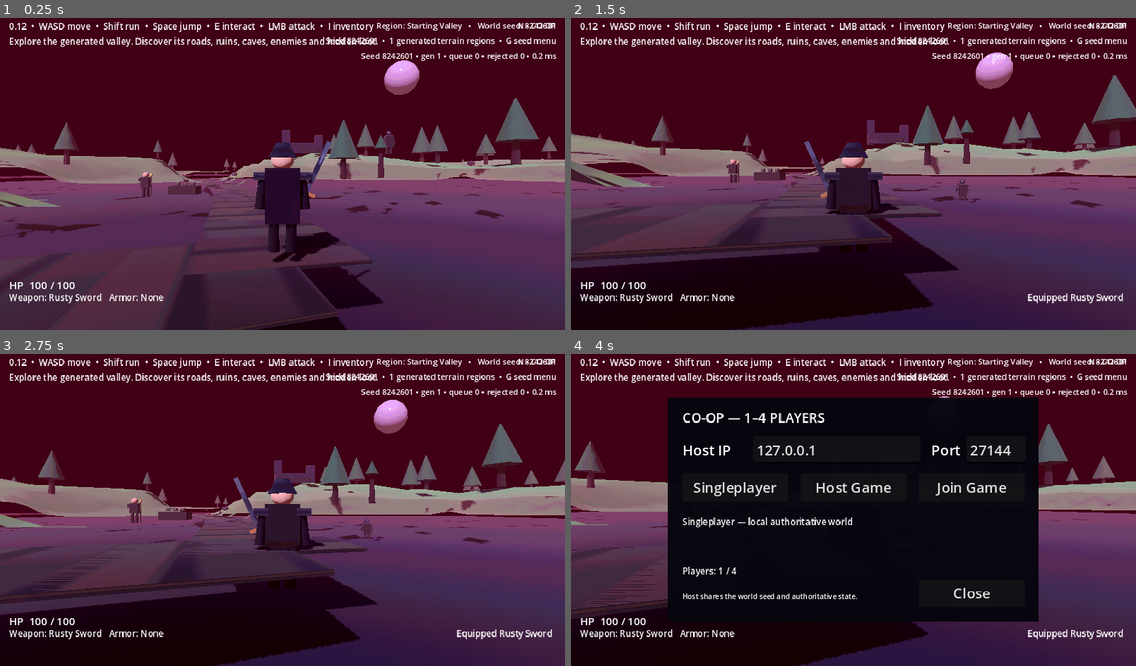
Above: before the commit, frames 1-4 (two rows, left to right).
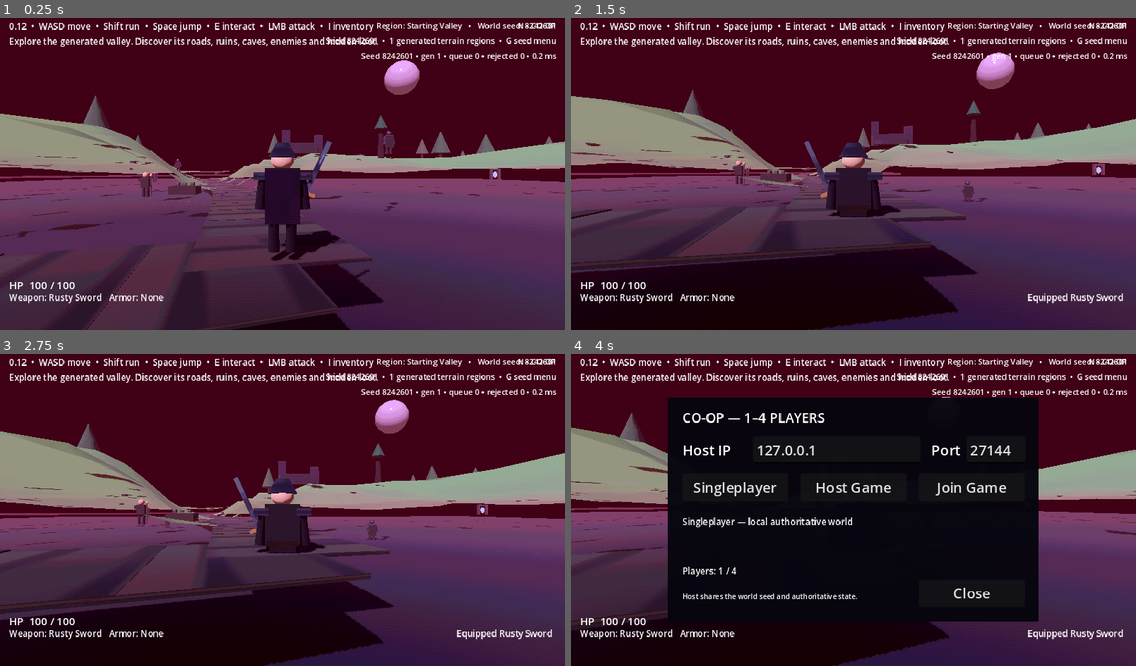
Above: after the commit, the same moments.

Repository: jasonjllind-cpu/aispel
Game: Godot game, scene res://main.tscn
The game is run twice, just before and just after one commit, with the same random seed, the same clock (stepped at 60 frames per second) and the same inputs.
Inputs (mouse positions are in pixels of both pictures, inside the frame that each line leads up to):
- Up to frame 1 (0.25 s): no input
- Up to frame 2 (1.5 s): tap Enter at 0.5 s; move the mouse to (881, 170) at 0.52 s; press the mouse at (881, 170) at 0.53 s; hold W (move_forward) from 0.53 s (still down); tap Space (jump) at 0.77 s; move the mouse to (825, 174) at 1.27 s; release the mouse at (825, 174) at 1.28 s; tap R (equip_next) at 1.35 s
- Up to frame 3 (2.75 s): keep holding W (move_forward); tap Space (jump) at 1.52, 2 s; move the mouse to (293, 500) at 2.02 s; hold E (interact) from 2.03 s (still down)
- Up to frame 4 (4 s): keep holding W (move_forward); move the mouse to (847, 513) at 2.77 s; release E (interact) at 2.78 s; tap Shift (sprint) at 2.85 s; tap Space (jump) at 3.02, 3.77 s; tap Enter at 3.5 s; move the mouse to (893, 510) at 3.52 s; tap N at 3.6 s

The runs differ from the first frame. In frame 1, 9.5% of the frame differs, in the area x 0-100%, y 24-100%; in frame 2, 14%, in the area x 0-100%, y 11-100%; in frame 3, 14%; in frame 4, 6.7%.

Commit message:
Remove fixed prototype landmark slots

Diff:
--- a/scripts/world/region_catalog.gd
+++ b/scripts/world/region_catalog.gd
@@ -9,18 +9,14 @@
 		"center": Vector3(0, 0, 0),
 		"radius": 100.0,
 		"external": true,
-		"poi_count": 2,
+		"poi_count": 4,
 		"entry": Vector2(0, 52),
 		"exit": Vector2(0, -82),
-		"landmark": "The Ruined Keep",
+		"landmark": "Generated frontier",
 		"slots": [
-			{"id": "player_spawn", "center": Vector2(0, 24), "radius": 14.0, "feather": 8.0, "height": 0.015},
-			{"id": "abandoned_camp", "center": Vector2(-16, 4), "radius": 10.0, "feather": 6.0, "height": 0.015},
-			{"id": "moon_shrine", "center": Vector2(-34, -28), "radius": 12.0, "feather": 7.0, "height": 0.015},
-			{"id": "ruined_keep", "center": Vector2(28, -58), "radius": 24.0, "feather": 10.0, "height": 0.015},
-			{"id": "lonely_watchtower", "center": Vector2(-58, -72), "radius": 14.0, "feather": 8.0, "height": 0.015},
-			{"id": "whispering_crypt", "center": Vector2(72, -34), "radius": 17.0, "feather": 9.0, "height": 0.015},
-			{"id": "starfall_grove", "center": Vector2(66, 46), "radius": 13.0, "feather": 8.0, "height": 0.015}
+			# Only the immediate player footprint is fixed. Every former
+			# prototype landmark is generated from the active world seed.
+			{"id": "player_spawn", "center": Vector2(0, 24), "radius": 5.5, "feather": 4.5, "height": 0.08}
 		]
 	},
 	"blackwood": {
